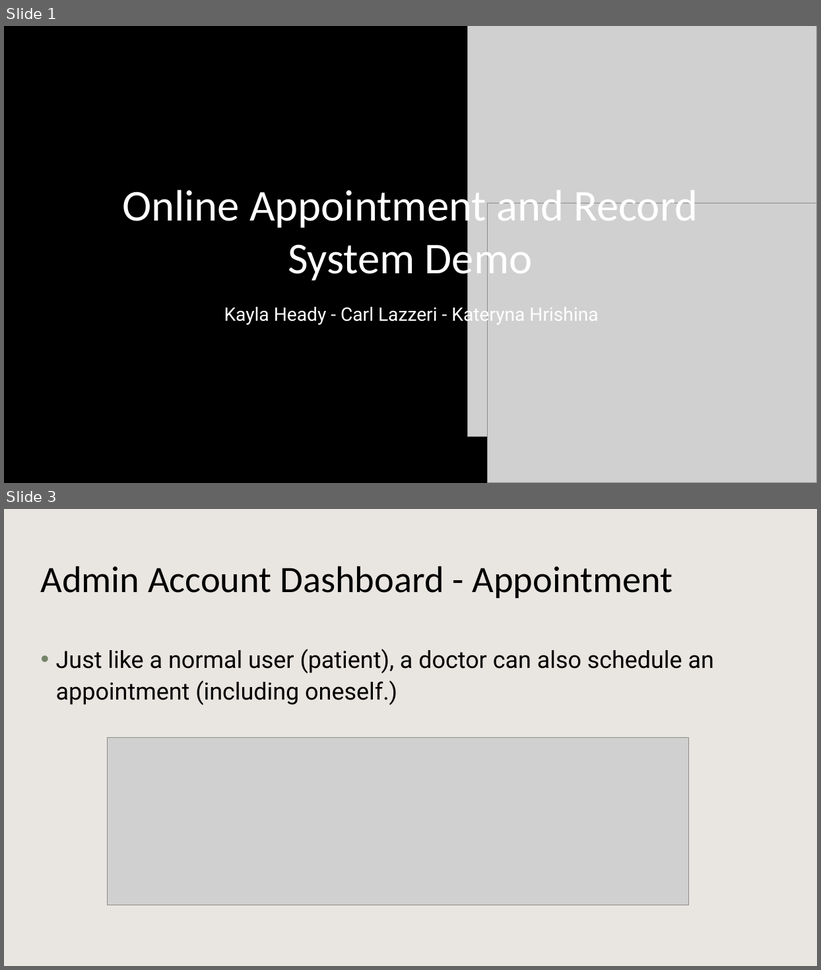
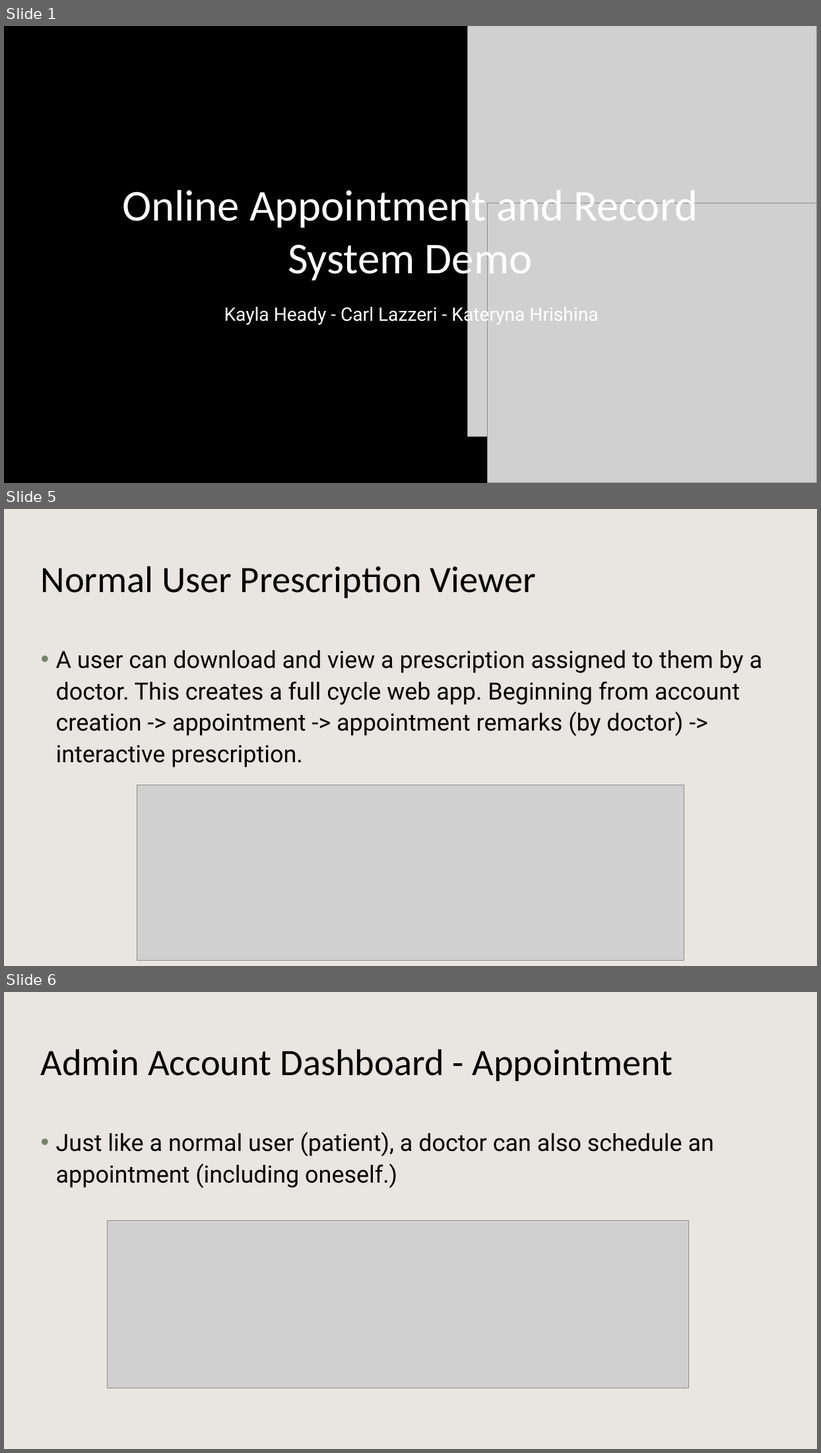
Before and after one commit to Kaylaheady/webDevPortalAndScheduling, a slide deck: docs/Online Appointment and Record System Demo.pptx. Shown one above the other, each under a label of ours: slides 1 and 3 before the commit, slides 1, 5 and 6 after it; the slides between them are not shown. The pictures are 821x970 and 821x1453 pixels, drawn with LibreOffice and Linux fonts; fonts in the diff are those of the drawing; grey boxes stand for pictures; background and template pictures are left out; a plain dark background stands for a picture behind light text. Boxes give left, top, right and bottom in pixels: in the first picture for what was removed or moved away, otherwise in the second. Text is boxed around its words. In the diff, an @@ line names an element or a change of style, - is before the commit and + after.

```diff
--- a/docs/Online Appointment and Record System Demo.pptx
+++ b/docs/Online Appointment and Record System Demo.pptx
@@ slide 5 added at [4,509,817,966], background #FFFFFF; not listed: 1 template element that a slide beside it also shows @@
@@ title added at [41,566,536,598], 44 pt, text #000000 @@
+Normal User Prescription Viewer
@@ text added at [56,650,763,768], 28 pt, text #000000 @@
+• A user can download and view a prescription assigned to them by a doctor. This creates a full cycle web app. Beginning from account creation -> appointment -> appointment remarks (by doctor) -> interactive prescription.
@@ picture added at [137,786,684,961] @@
@@ what was slide 3 is now slide 6 @@
```
Also in this commit, not shown: 2 slides changed, 2 other slides added.
